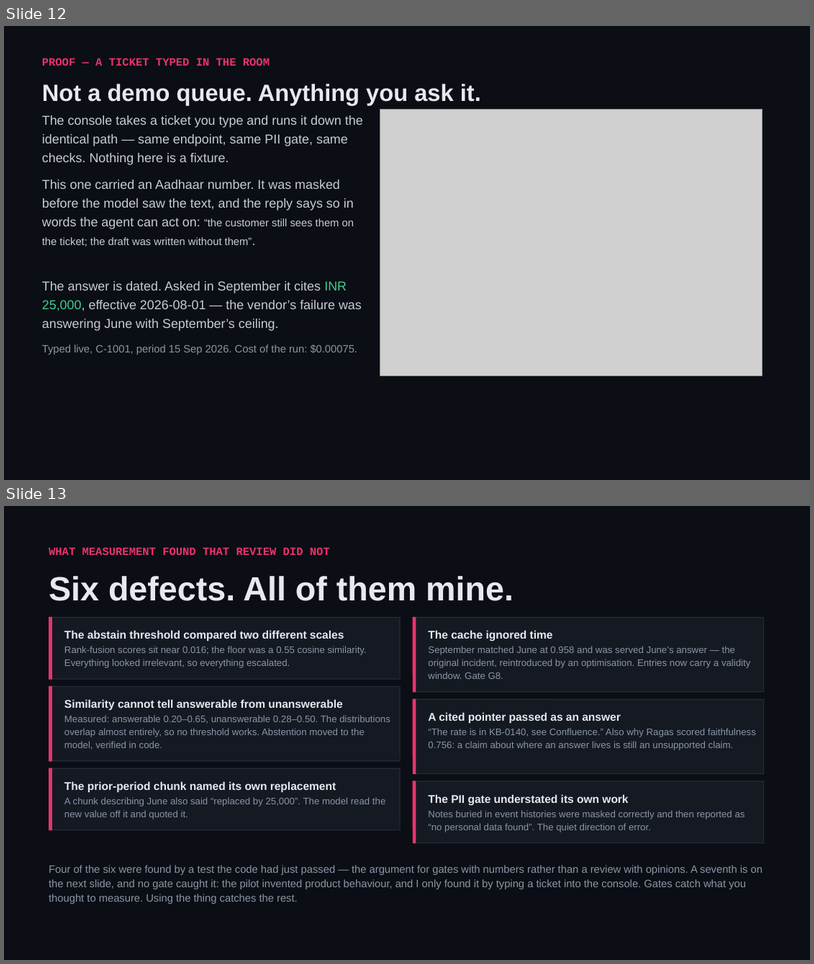
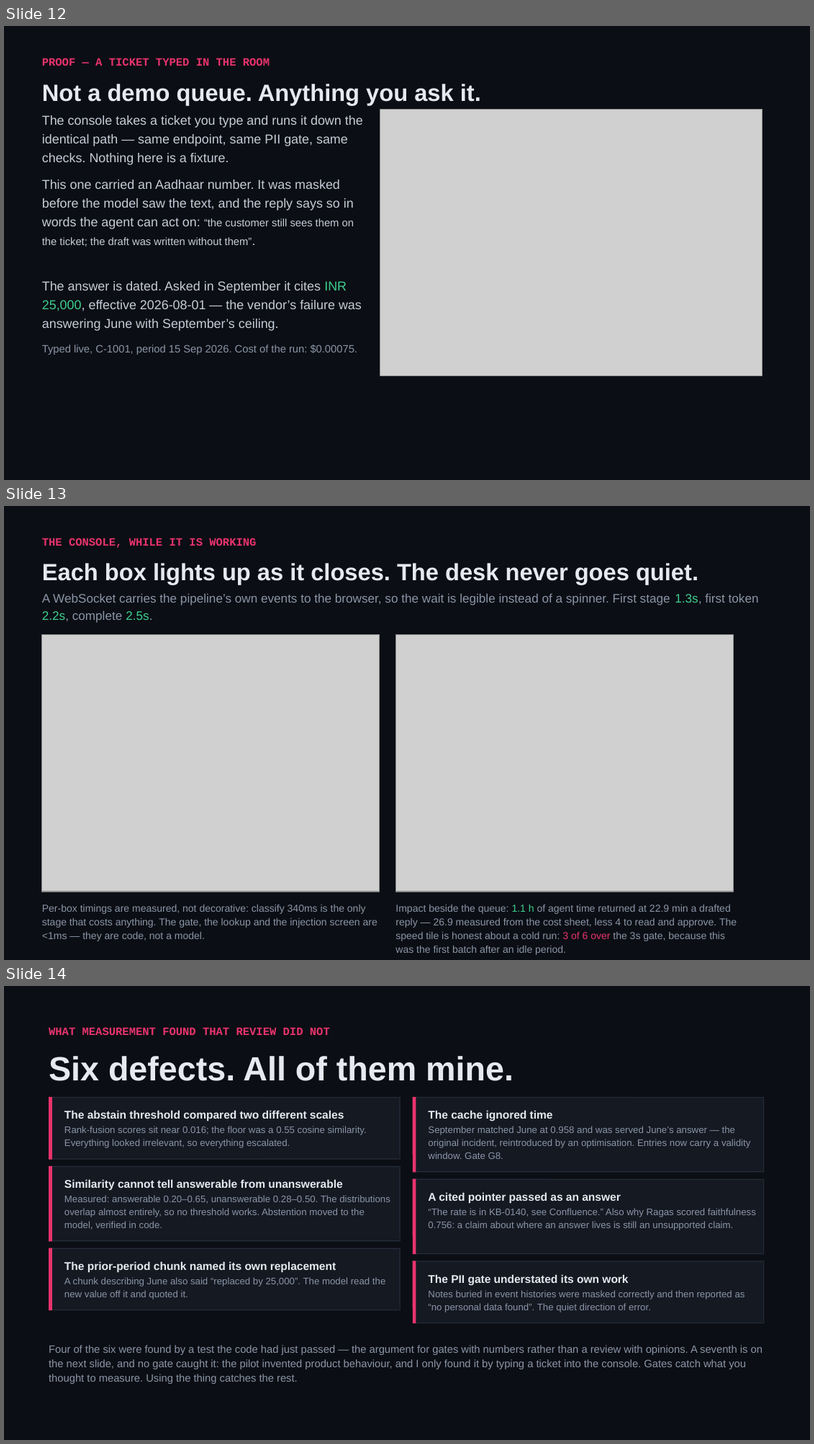
Before and after one commit to shivam-25/ramco-payce-pilot, a slide deck: docs/ramco-payce-pilot.pptx. Shown one above the other, each under a label of ours: slides 12 and 13 before the commit, slides 12, 13 and 14 after it. The pictures are 814x964 and 814x1444 pixels, drawn with LibreOffice and Linux fonts; fonts in the diff are those of the drawing; grey boxes stand for pictures. Boxes give left, top, right and bottom in pixels: in the first picture for what was removed or moved away, otherwise in the second. Text is boxed around its words. In the diff, an @@ line names an element or a change of style, - is before the commit and + after.

```diff
--- a/docs/ramco-payce-pilot.pptx
+++ b/docs/ramco-payce-pilot.pptx
@@ slide 13 added at [4, 506, 810, 960], background #0B0E14 @@
@@ text added at [42, 538, 256, 548], 10 pt, text #E8336D, bold @@
+THE CONSOLE, WHILE IT IS WORKING
@@ text added at [42, 563, 699, 584], 21 pt, text #E6E9EF, bold @@
+Each box lights up as it closes. The desk never goes quiet.
@@ text added at [42, 593, 759, 623], 11 pt, text #8B95A7 @@
+A WebSocket carries the pipeline’s own events to the browser, so the wait is legible instead of a spinner. First stage 1.3s, first token 2.2s, complete 2.5s.
@@ picture added at [42, 634, 380, 891] @@
@@ picture added at [396, 634, 734, 891] @@
@@ text added at [42, 904, 378, 941], 9 pt, text #8B95A7 @@
+Per-box timings are measured, not decorative: classify 340ms is the only stage that costs anything. The gate, the lookup and the injection screen are <1ms — they are code, not a model.
@@ text added at [396, 904, 737, 955], 9 pt, text #8B95A7 @@
+Impact beside the queue: 1.1 h of agent time returned at 22.9 min a drafted reply — 26.9 measured from the cost sheet, less 4 to read and approve. The speed tile is honest about a cold run: 3 of 6 over the 3s gate, because this was the first batch after an idle period.
@@ what was slide 13 is now slide 14 @@
```
Also in this commit, not shown: 3 other files.
